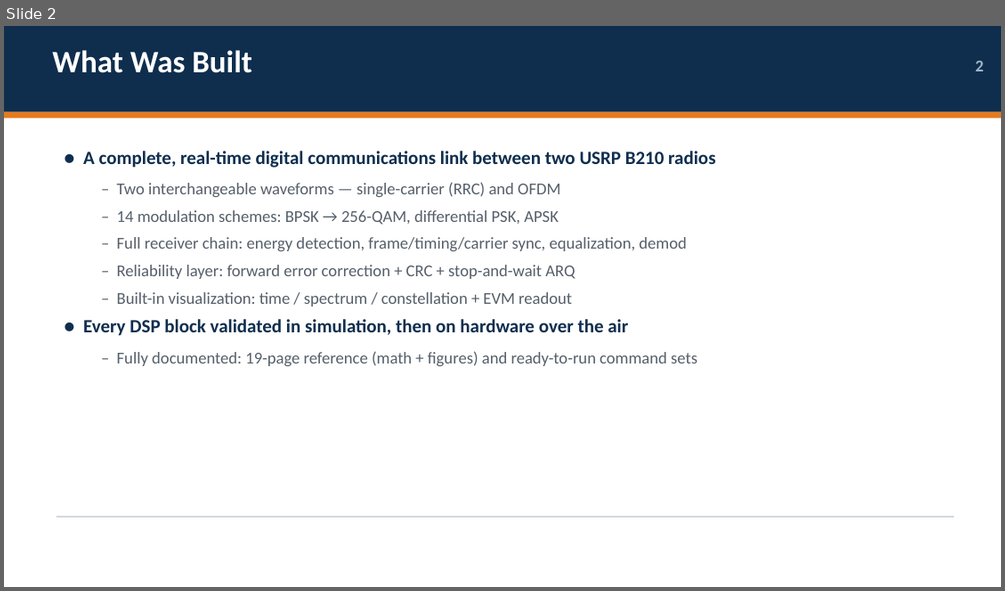
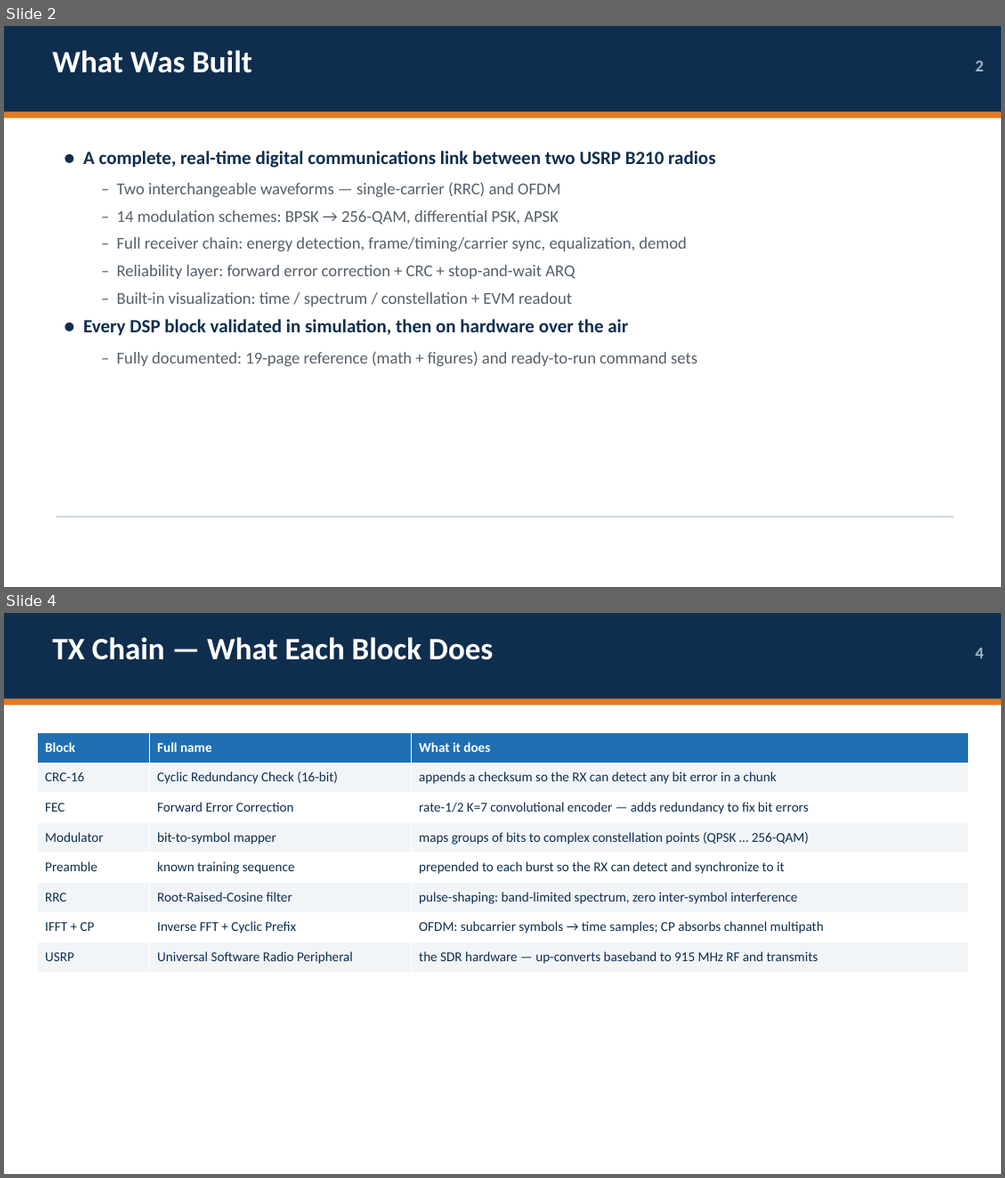
Before and after one commit to XYao2021/unionlabs, a slide deck: slides/SDR_System_Overview.pptx. Shown one above the other, each under a label of ours: slide 2 before the commit, slides 2 and 4 after it; the slides between them are not shown. The pictures are 1005x591 and 1005x1178 pixels, drawn with LibreOffice and Linux fonts; fonts in the diff are those of the drawing. Boxes give left, top, right and bottom in pixels: in the first picture for what was removed or moved away, otherwise in the second. Text is boxed around its words. In the diff, an @@ line names an element or a change of style, - is before the commit and + after.

```diff
--- a/slides/SDR_System_Overview.pptx
+++ b/slides/SDR_System_Overview.pptx
@@ slide 4 added at (4,613,1001,1174), background #FFFFFF @@
@@ rectangle added at (4,613,1001,699), fill #0F2E4E @@
@@ text added at (52,637,493,660), 30 pt, text #FFFFFF, bold @@
+TX Chain — What Each Block Does
@@ text added at (975,648,983,658), 16 pt, text #9FB6CC, bold @@
+4
@@ rectangle added at (4,699,1001,705), fill #E87A1E @@
@@ table added at (38,732,969,972), 8 rows, 3 columns @@
+Block | Full name | What it does
+CRC-16 | Cyclic Redundancy Check (16-bit) | appends a checksum so the RX can detect any bit error in a chunk
+FEC | Forward Error Correction | rate-1/2 K=7 convolutional encoder — adds redundancy to fix bit errors
+Modulator | bit-to-symbol mapper | maps groups of bits to complex constellation points (QPSK … 256-QAM)
+Preamble | known training sequence | prepended to each burst so the RX can detect and synchronize to it
+RRC | Root-Raised-Cosine filter | pulse-shaping: band-limited spectrum, zero inter-symbol interference
+IFFT + CP | Inverse FFT + Cyclic Prefix | OFDM: subcarrier symbols → time samples; CP absorbs channel multipath
+USRP | Universal Software Radio Peripheral | the SDR hardware — up-converts baseband to 915 MHz RF and transmits
```
Also in this commit, not shown: 14 slides changed, 1 other slide added, 1 other file.
